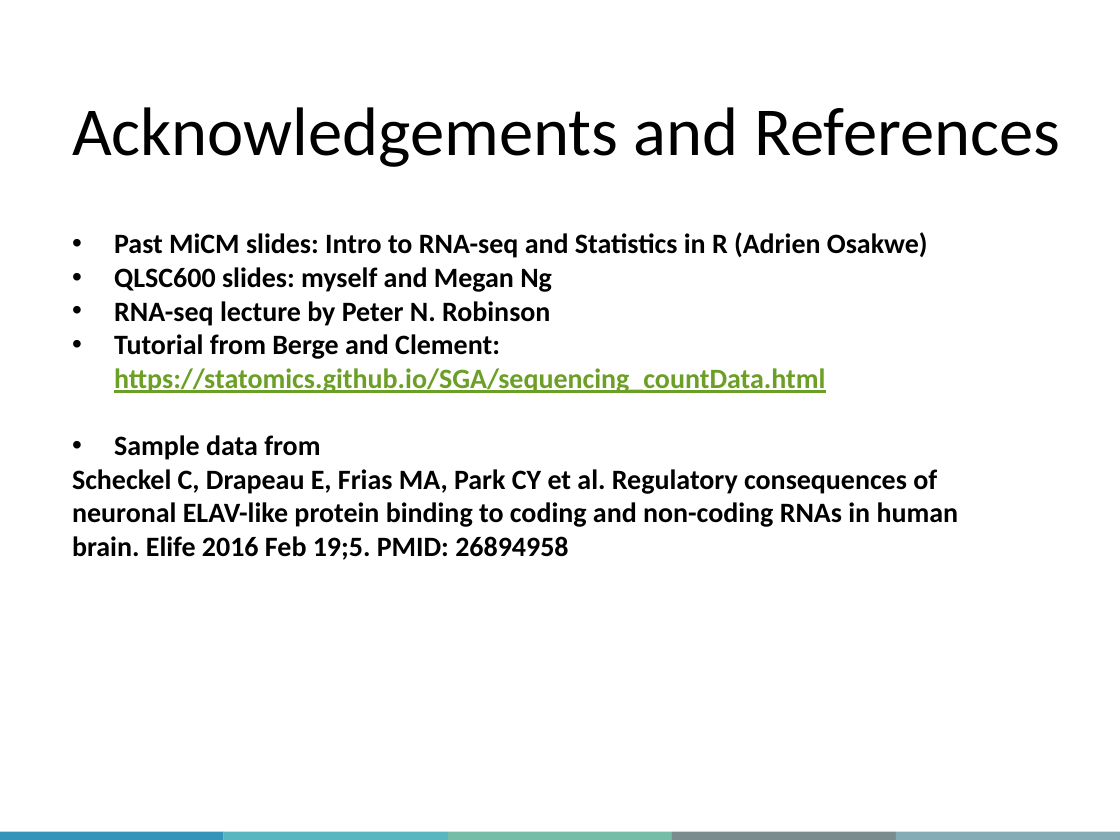
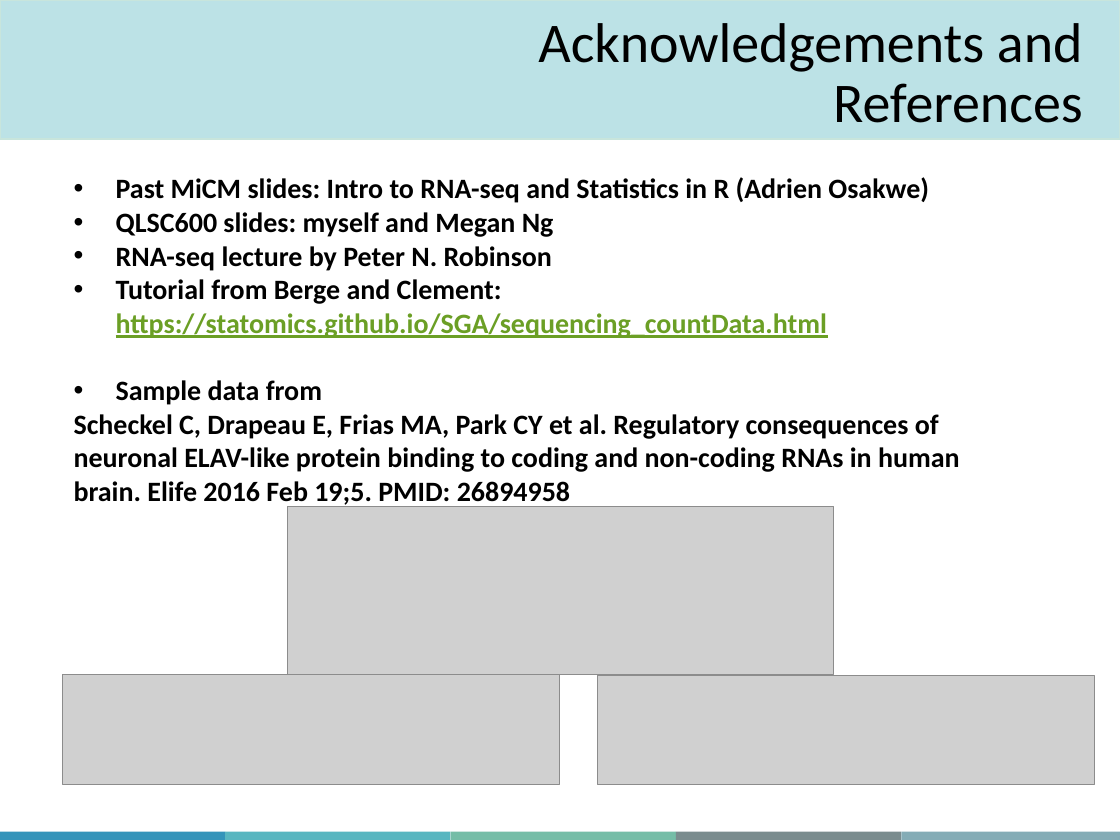
Before and after one commit to QLS-MiCM/Statistical-Foundations-of-RNA-seq, a slide deck: slide 36 of Slides/MiCM_Stats_RNAseq.pptx. Drawn at 1120x840 pixels with LibreOffice and Linux fonts; fonts in the diff are those of the drawing; grey boxes stand for pictures; background and template pictures are left out. Boxes give left, top, right and bottom in pixels: in the first picture for what was removed or moved away, otherwise in the second. Text is boxed around its words. In the diff, an @@ line names an element or a change of style, - is before the commit and + after.

Commit message:
Add files via upload
Updated slides

```diff
--- a/Slides/MiCM_Stats_RNAseq.pptx
+++ b/Slides/MiCM_Stats_RNAseq.pptx
@@ rectangle added at (0, 0, 1120, 139), fill #BCE2E6, outline #C8E5DC 1 pt @@
@@ title "Acknowledgements and References": place and size @@
-title "Acknowledgements and References" at (72, 107, 1060, 167)
+title "Acknowledgements and References" at (538, 23, 1083, 123)
@@ title "Acknowledgements and References" at (538, 23, 1083, 123): size 44 to 36 pt; alignment left to right; vertical alignment top to bottom @@
@@ text "Past MiCM slides: Intro to ...": place and size @@
-text "Past MiCM slides: Intro to ..." at (72, 232, 959, 560)
+text "Past MiCM slides: Intro to ..." at (74, 177, 960, 508)
@@ picture added at (288, 506, 834, 674) @@
@@ picture added at (63, 674, 560, 784) @@
@@ picture added at (597, 675, 1094, 784) @@
@@ rectangle: place and size @@
-rectangle at (672, 832, 896, 840)
+rectangle at (675, 832, 900, 840)
@@ rectangle: place and size @@
-rectangle at (896, 832, 1120, 840)
+rectangle at (902, 832, 1120, 840)
```
Also in this commit, not shown: 1 other slide changed, 1 other file.
